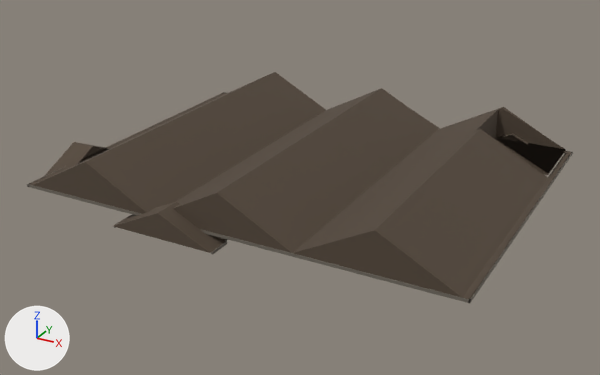
The glTF model game/assets/maps/toaster_house_vehickle_roof.glb, before and after one commit.
Both versions are drawn from a camera (50 mm lens) standing at (28.9, -54.6, 28.7) and looking at (-0.6, -0.9, 1.9). Every picture has the same lights, and +X, +Y and +Z are marked at lower left. The first picture is the older version. Where no turn or scale is listed for an object, it has been applied to the vertices. Vertices at exactly the same position are counted once.

Before the edit, the objects in view are built like this:
```python
me_mesh_0 = bpy.data.meshes.new('Mesh_0')
me_mesh_0.from_pydata(...)  # 110 vertices, 147 faces; spans x -18.6..17.5, y -14.8..15.2, z 2.2..6.4
me_mesh_0.materials.append(mat_toa_shingle_brown)
me_mesh_2 = bpy.data.meshes.new('Mesh_2')
me_mesh_2.from_pydata(...)  # 104 vertices, 168 faces; spans x -18.4..17.5, y -14.5..15.0, z 1.9..3.4
me_mesh_2.materials.append(mat_toa_timber_bare)  # its picture is missing
ob_toaster_house_vehickle_roof_fascia = bpy.data.objects.new('toaster_house_vehickle_roof_fascia', me_mesh_2)
ob_toaster_house_vehickle_roof_fascia.location = (0.0, 0.0, 0.0)
ob_toaster_house_vehickle_roof_slopes = bpy.data.objects.new('toaster_house_vehickle_roof_slopes', me_mesh_0)
ob_toaster_house_vehickle_roof_slopes.location = (0.0, 0.0, 0.0)
```
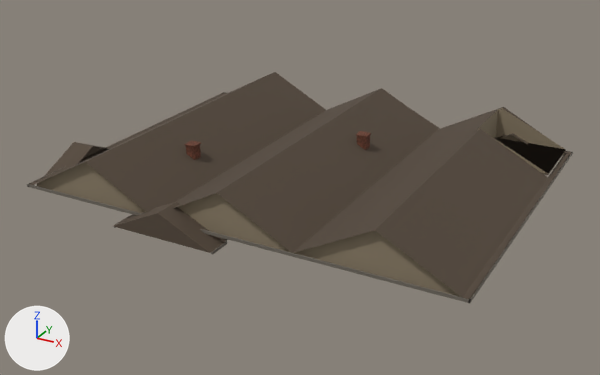
Boxes [x1, y1, x2, y2] around the edits, measured in the pictures (600 x 375 px):
'toaster_house_vehickle_roof_gable', added
    after: [37, 108, 565, 297]
'toaster_house_vehickle_roof_chimney', added
    after: [184, 131, 371, 160]
part 1 of me_mesh_0, deleted (brown)
    before: [477, 108, 564, 174]
part 2 of me_mesh_0, deleted
    before: [34, 162, 461, 297]

Patch to the scene script:
```diff
--- a/game/assets/maps/toaster_house_vehickle_roof.glb.py
+++ b/game/assets/maps/toaster_house_vehickle_roof.glb.py
@@ img_image_2 @@
+img_image_2 = load_image('Image_2', '_unpacked/Image_2', 1024, 1024, 'sRGB')
@@ mat_toa_brick_red @@
+mat_toa_brick_red = bpy.data.materials.new('toa_brick_red')
+# colours: brown #8d5a46, mixed with the vertex colours
+# uses the picture img_image_2
@@ mat_toa_stucco_warm @@
+mat_toa_stucco_warm = bpy.data.materials.new('toa_stucco_warm')
+# nodes: BsdfPrincipled, Mix, OutputMaterial, VertexColor
+# colours: beige #c0ae90, mixed with the vertex colours
@@ me_mesh_0 @@
 # used by ob_toaster_house_vehickle_roof_slopes; location = (0.0, 0.0, 0.0)
-me_mesh_0.from_pydata(...)  # 110 vertices, 147 faces; spans x -18.6..17.5, y -14.8..15.2, z 2.2..6.4
+me_mesh_0.from_pydata(...)  # 96 vertices, 115 faces; spans x -18.6..17.5, y -14.8..15.2, z 2.2..6.4
+# me_mesh_0 part 1
+# 8 vertices are removed from x -11.3..11.3, y 7.0..13.4, z 3.4..6.2
+# 20 faces are deleted
+# me_mesh_0 part 2
+# 6 vertices are removed from x -11.3..11.3, y -13.4, z 3.4
+# 12 faces are deleted
 me_mesh_0.materials.append(mat_toa_shingle_brown)
@@ me_mesh_4 @@
+me_mesh_4.from_pydata(...)  # a box spanning x -8.4..-7.6, y -5.4..-4.6, z 2.8..5.54; a box spanning x -8.48..-7.52, y -5.48..-4.52, z 5.54..5.66; a box spanning x 2.6..3.4, y 2.6..3.4, z 2.8..5.72; a box spanning x 2.53..3.48, y 2.53..3.48, z 5.72..5.84
+me_mesh_4.materials.append(mat_toa_brick_red)
@@ me_mesh_1_1 @@
+me_mesh_1_1.from_pydata(...)  # 44 vertices, 36 faces; spans x -17.0..17.0, y -13.0..13.0, z 3.1..6.4
+me_mesh_1_1.materials.append(mat_toa_stucco_warm)  # its picture is missing
@@ ob_toaster_house_vehickle_roof_chimney @@
+ob_toaster_house_vehickle_roof_chimney = bpy.data.objects.new('toaster_house_vehickle_roof_chimney', me_mesh_4)
+ob_toaster_house_vehickle_roof_chimney.location = (0.0, 0.0, 0.0)
@@ ob_toaster_house_vehickle_roof_gable @@
+ob_toaster_house_vehickle_roof_gable = bpy.data.objects.new('toaster_house_vehickle_roof_gable', me_mesh_1_1)
+ob_toaster_house_vehickle_roof_gable.location = (0.0, 0.0, 0.0)
```
